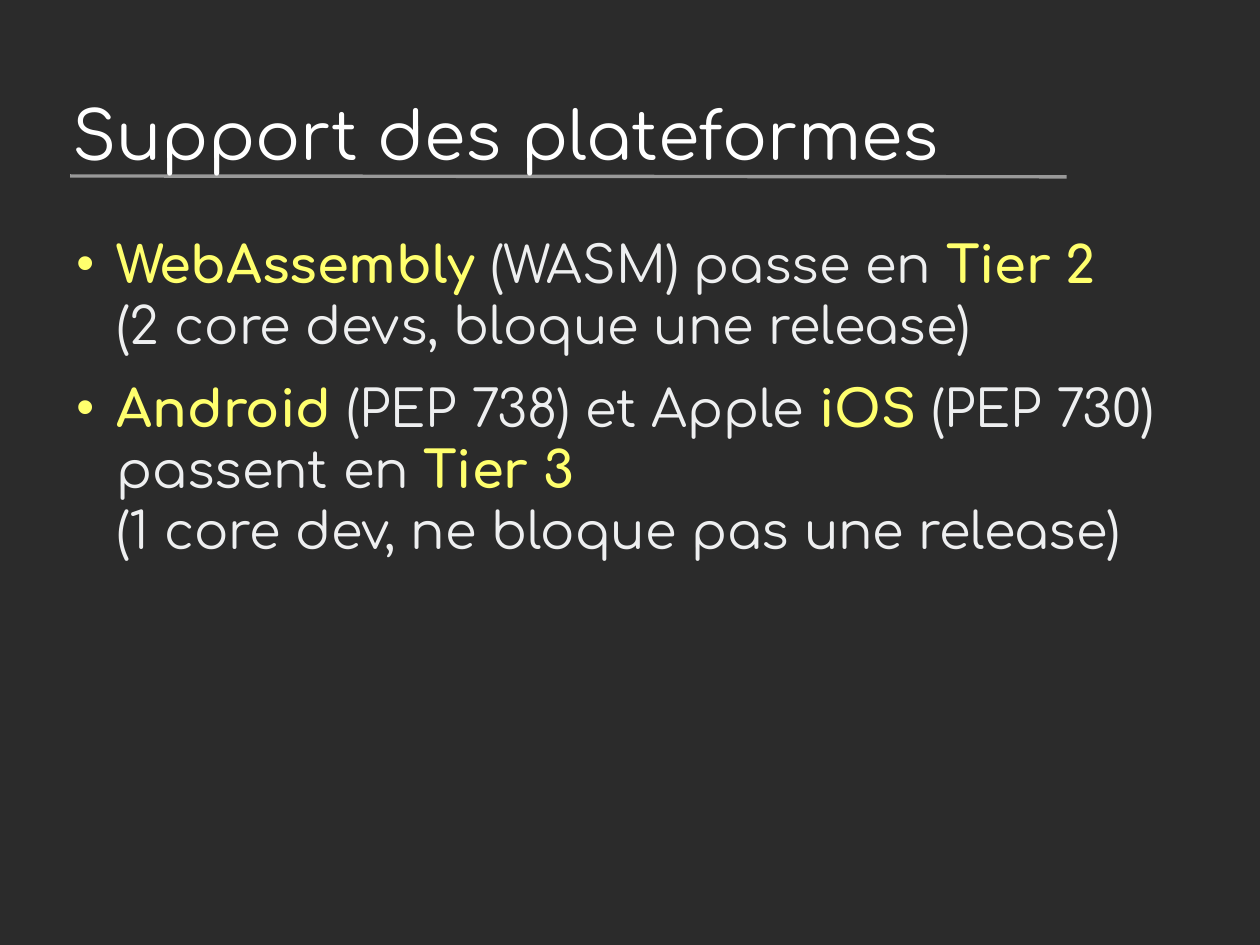
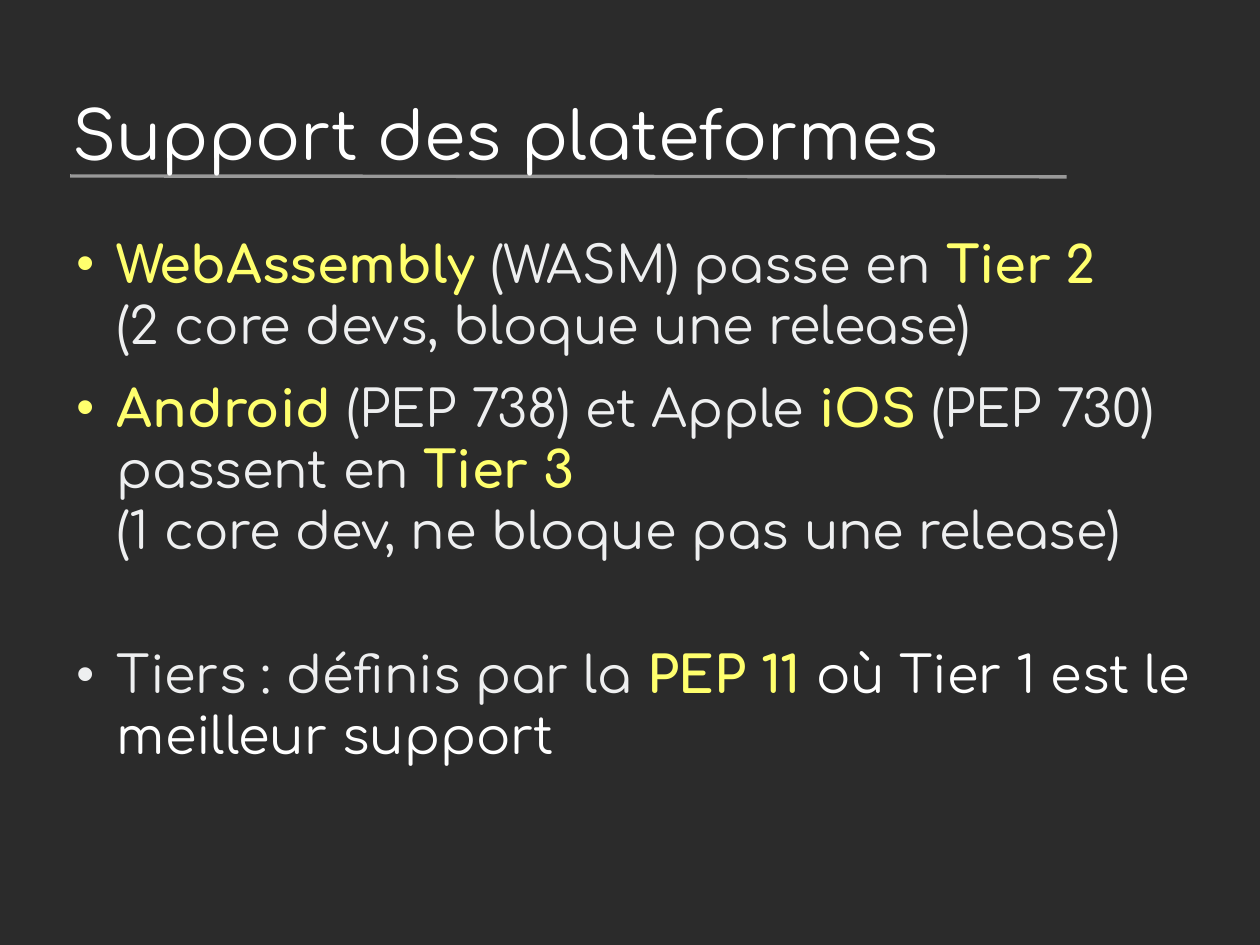
Before and after one commit to vstinner/talks, a slide deck: slide 24 of 2024-PyconFR/nouveautes_python3.13.odp (slide 25 before the commit). Drawn at 1260x945 pixels with LibreOffice and Linux fonts; fonts in the diff are those of the drawing; background and template pictures are left out; a plain dark background stands for a picture behind light text. Boxes give left, top, right and bottom in pixels: in the first picture for what was removed or moved away, otherwise in the second. Text is boxed around its words. In the diff, an @@ line names an element or a change of style, - is before the commit and + after.

```diff
--- a/2024-PyconFR/nouveautes_python3.13.odp
+++ b/2024-PyconFR/nouveautes_python3.13.odp
@@ text at [117,651,1190,766]: paragraph added @@
+• Tiers : définis par la PEP 11 où Tier 1 est le meilleur support
```
Also in this commit, not shown: 1 slide removed.
